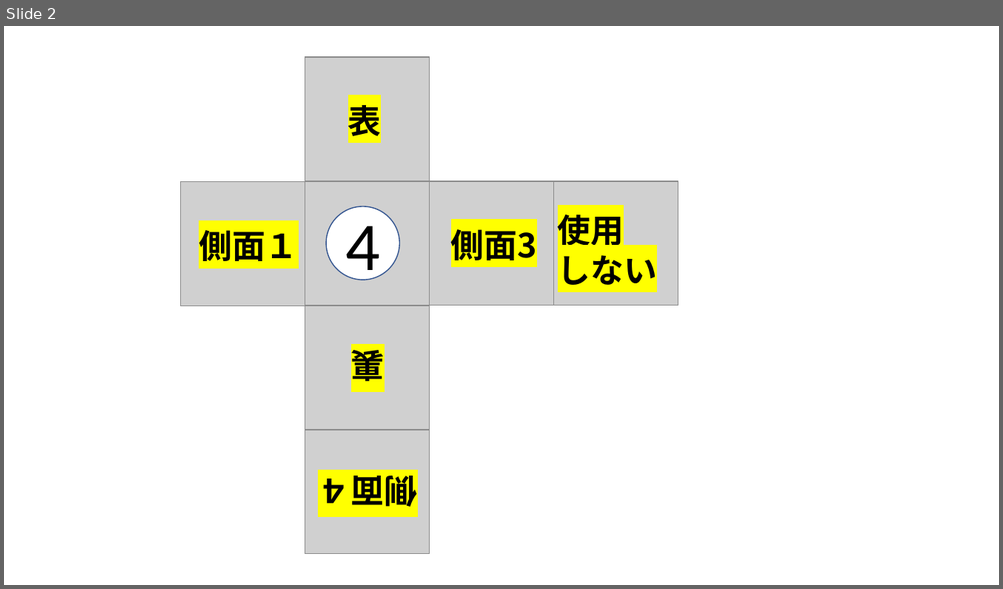
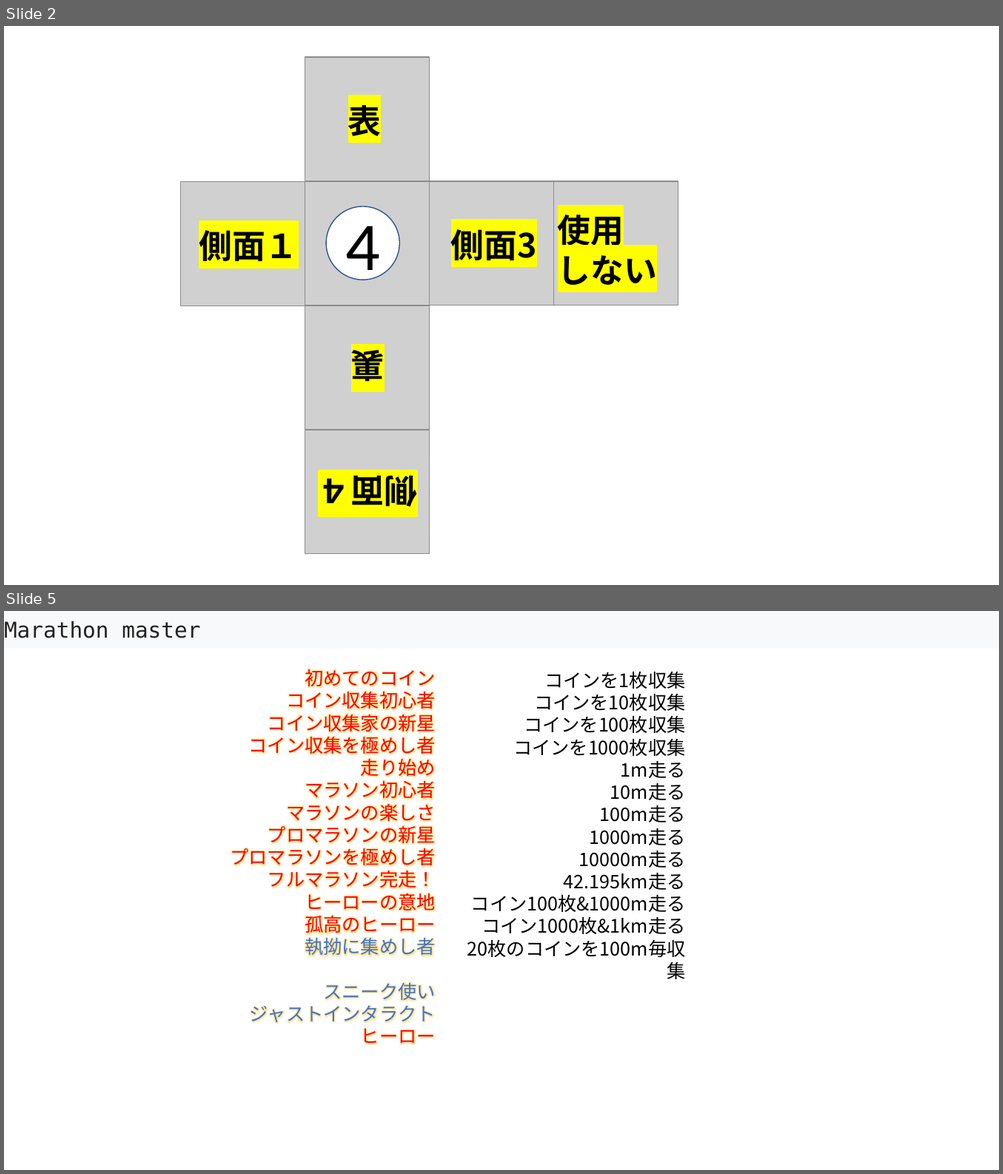
Before and after one commit to OKKU-Okuda/HEW, a slide deck: HEW/data/TEXTURE/ロゴ作成.pptx. Shown one above the other, each under a label of ours: slide 2 before the commit, slides 2 and 5 after it; the slides between them are not shown. The pictures are 1003x589 and 1003x1174 pixels, drawn with LibreOffice and Linux fonts; fonts in the diff are those of the drawing; grey boxes stand for pictures. Boxes give left, top, right and bottom in pixels: in the first picture for what was removed or moved away, otherwise in the second. Text is boxed around its words. In the diff, an @@ line names an element or a change of style, - is before the commit and + after.

```diff
--- a/HEW/data/TEXTURE/ロゴ作成.pptx
+++ b/HEW/data/TEXTURE/ロゴ作成.pptx
@@ slide 5 added at <box>4,611,999,1170</box>, background #FFFFFF @@
@@ rectangle added at <box>4,611,999,648</box>, fill #F8F9FA, 21 pt, text #222222 @@
+Marathon master
@@ text added at <box>230,668,435,1045</box>, 18 pt, text #FF0000 @@
+初めてのコイン
+コイン収集初心者
+コイン収集家の新星
+コイン収集を極めし者
+走り始め
+マラソン初心者
+マラソンの楽しさ
+プロマラソンの新星
+プロマラソンを極めし者
+フルマラソン完走！
+ヒーローの意地
+孤高のヒーロー
+執拗に集めし者
+スニーク使い
+ジャストインタラクト
+ヒーロー
@@ text added at <box>471,671,686,934</box>, 18 pt, text #000000 @@
+コインを1枚収集
+コインを10枚収集
+コインを100枚収集
+コインを1000枚収集
+1m走る
+10m走る
+100m走る
+1000m走る
+10000m走る
+42.195km走る
+コイン100枚&1000m走る
+コイン1000枚&1km走る
+20枚のコインを100m毎収集
```
Also in this commit, not shown: 4 other slides added, 2 slides removed, 26 other files.
